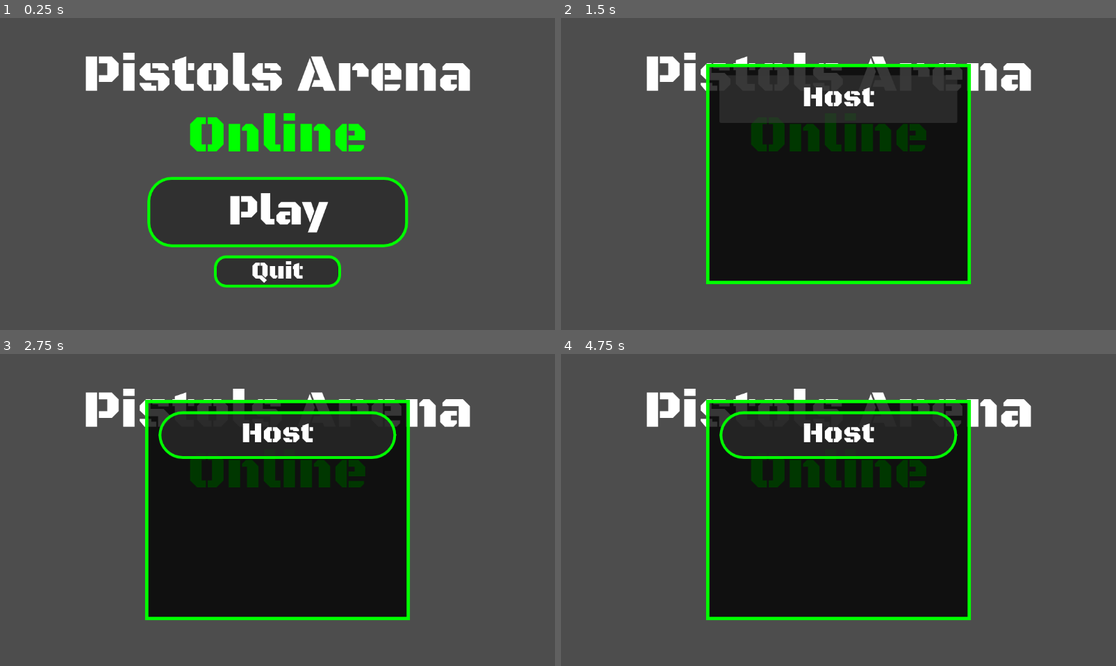
Above: before the commit, frames 1-4 (two rows, left to right).
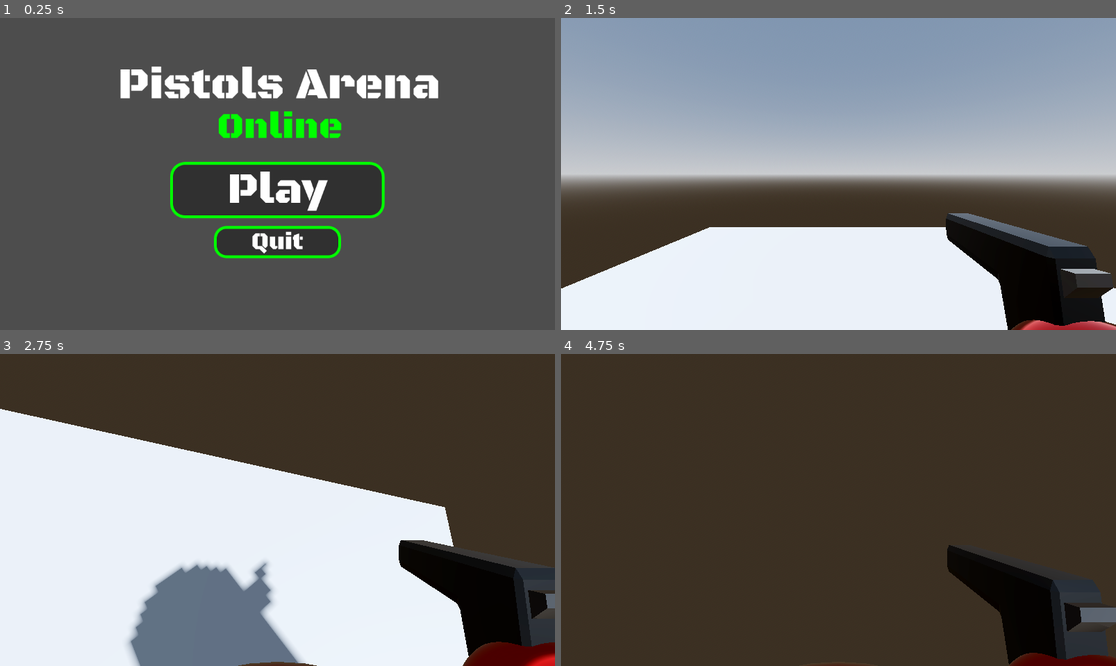
Above: after the commit, the same moments.

Repository: X-3maar/Online_Multiplayer
Game: Godot game, scene res://Scenes/main.tscn
The game is run twice, just before and just after one commit, with the same random seed, the same clock (stepped at 60 frames per second) and the same inputs.
Inputs (mouse positions are in pixels of both pictures, inside the frame that each line leads up to):
- Up to frame 1 (0.25 s): no input
- Up to frame 2 (1.5 s): click "Play" at 0.5 s; click "Host" at 1.25 s
- Up to frame 3 (2.75 s): move the mouse to (399, 494) at 2.02 s; hold D (move_right) from 2.03 s (still down); tap Ctrl (ctrl) at 2.1 s; click (399, 494) at 2.17 s
- Up to frame 4 (4.75 s): move the mouse to (727, 525) at 2.77 s; release D (move_right) at 2.78 s; hold S (move_down) 2.78-3.53 s; click (727, 525) at 2.85 s; move the mouse to (894, 441) at 3.52 s; hold D (move_right) 3.53-4.28 s; tap Alt at 3.6 s; click (894, 441) at 3.67 s; move the mouse to (810, 572) at 4.27 s; hold W (move_up) from 4.28 s (still down); tap Shift at 4.35 s; click (810, 572) at 4.42 s

The runs differ from the first frame. In frame 1, 18% of the frame differs, in the area x 15-85%, y 11-87%; in frame 2, 98%, in the area x 0-100%, y 0-100%; in frame 3, 95%; in frame 4, 95%.

Commit message:
FINALLY DONE WITH THE MULTIPLYR SYNC

Diff:
--- /dev/null
+++ b/online-multiplayer/Assets/style.tres
@@ -0,0 +1,13 @@
+[gd_resource type="StyleBoxFlat" format=3 uid="uid://bogksdf0ckrki"]
+
+[resource]
+bg_color = Color(0.15686275, 0.15686275, 0.15686275, 0.78431374)
+border_width_left = 6
+border_width_top = 6
+border_width_right = 6
+border_width_bottom = 6
+border_color = Color(0, 1, 0, 1)
+corner_radius_top_left = 50
+corner_radius_top_right = 50
+corner_radius_bottom_right = 50
+corner_radius_bottom_left = 50
--- a/online-multiplayer/Scenes/main.tscn
+++ b/online-multiplayer/Scenes/main.tscn
@@ -2,6 +2,7 @@
 
 [ext_resource type="Script" uid="uid://b415mmr82f3u1" path="res://Scripts/menu.gd" id="1_bo1nx"]
 [ext_resource type="FontFile" uid="uid://bd1bts41cb7gs" path="res://Assets/BlackOpsOne-Regular.ttf" id="2_8gbba"]
+[ext_resource type="StyleBox" uid="uid://bogksdf0ckrki" path="res://Assets/style.tres" id="2_jjvhh"]
 
 [sub_resource type="ProceduralSkyMaterial" id="ProceduralSkyMaterial_jjgbg"]
 sky_horizon_color = Color(0.66224277, 0.6717428, 0.6867428, 1)
@@ -16,8 +17,20 @@
 tonemap_mode = 2
 glow_enabled = true
 
-[sub_resource type="StyleBoxFlat" id="StyleBoxFlat_jjvhh"]
+[sub_resource type="StyleBoxFlat" id="StyleBoxFlat_ynf5e"]
 bg_color = Color(0.15686275, 0.15686275, 0.15686275, 0.78431374)
+border_width_left = 6
+border_width_top = 6
+border_width_right = 6
+border_width_bottom = 6
+border_color = Color(0, 1, 0, 1)
+corner_radius_top_left = 30
+corner_radius_top_right = 30
+corner_radius_bottom_right = 30
+corner_radius_bottom_left = 30
+
+[sub_resource type="StyleBoxFlat" id="StyleBoxFlat_21xkr"]
+bg_color = Color(0, 0, 0, 0.78431374)
 border_width_left = 6
 border_width_top = 6
 border_width_right = 6
@@ -40,6 +53,58 @@
 corner_radius_bottom_right = 25
 corner_radius_bottom_left = 25
 
+[sub_resource type="StyleBoxFlat" id="StyleBoxFlat_8gbba"]
+bg_color = Color(0, 0, 0, 0.78431374)
+border_width_left = 6
+border_width_top = 6
+border_width_right = 6
+border_width_bottom = 6
+border_color = Color(0, 1, 0, 1)
+corner_radius_top_left = 50
+corner_radius_top_right = 50
+corner_radius_bottom_right = 50
+corner_radius_bottom_left = 50
+
+[sub_resource type="StyleBoxFlat" id="StyleBoxFlat_jjvhh"]
+bg_color = Color(0, 0, 0, 0.78431374)
+border_width_left = 6
+border_width_top = 6
+border_width_right = 6
+border_width_bottom = 6
+border_color = Color(0, 1, 0, 1)
+corner_radius_top_left = 50
+corner_radius_top_right = 50
+corner_radius_bottom_right = 50
+corner_radius_bottom_left = 50
+
+[sub_resource type="StyleBoxFlat" id="StyleBoxFlat_6bp64"]
+bg_color = Color(0, 0, 0, 0.78431374)
+border_width_left = 6
+border_width_top = 6
+border_width_right = 6
+border_width_bottom = 6
+border_color = Color(0, 1, 0, 1)
+corner_radius_top_left = 50
+corner_radius_top_right = 50
+corner_radius_bottom_right = 50
+corner_radius_bottom_left = 50
+
+[sub_resource type="StyleBoxFlat" id="StyleBoxFlat_344ge"]
+bg_color = Color(0, 0, 0, 0.78431374)
+border_width_left = 6
+border_width_top = 6
+border_width_right = 6
+border_width_bottom = 6
+border_color = Color(0, 1, 0, 1)
+corner_radius_top_left = 50
+corner_radius_top_right = 50
+corner_radius_bottom_right = 50
+corner_radius_bottom_left = 50
+
+[sub_resource type="StyleBoxFlat" id="StyleBoxFlat_bo1nx"]
+bg_color = Color(0, 0, 0, 0.7764706)
+border_width_left = 2
+
 [node name="Main" type="Node3D" unique_id=393381480]
 script = ExtResource("1_bo1nx")
 
@@ -58,18 +123,20 @@
 [node name="CanvasLayer" type="CanvasLayer" parent="." unique_id=1032396229]
 
 [node name="Button" type="Button" parent="CanvasLayer" unique_id=2071163290]
-anchors_preset = 7
-anchor_left = 0.5
-anchor_top = 1.0
-anchor_right = 0.5
-anchor_bottom = 1.0
-offset_left = -270.5
-offset_top = -318.0
-offset_right = 270.5
-offset_bottom = -172.0
-grow_horizontal = 2
-grow_vertical = 0
-theme_override_styles/normal = SubResource("StyleBoxFlat_jjvhh")
+anchors_preset = 8
+anchor_left = 0.5
+anchor_top = 0.5
+anchor_right = 0.5
+anchor_bottom = 0.5
+offset_left = -222.75
+offset_top = -25.0
+offset_right = 222.75
+offset_bottom = 92.0
+grow_horizontal = 2
+grow_vertical = 2
+theme_override_styles/normal = SubResource("StyleBoxFlat_ynf5e")
+theme_override_styles/pressed = ExtResource("2_jjvhh")
+theme_override_styles/hover = SubResource("StyleBoxFlat_21xkr")
 
 [node name="Label" type="Label" parent="CanvasLayer/Button" unique_id=2143869423]
 layout_mode = 1
@@ -96,12 +163,14 @@
 anchor_right = 0.5
 anchor_bottom = 0.5
 offset_left = -132.0
-offset_top = 169.25
+offset_top = 108.25
 offset_right = 132.0
-offset_bottom = 236.0
+offset_bottom = 175.0
 grow_horizontal = 2
 grow_vertical = 2
 theme_override_styles/normal = SubResource("StyleBoxFlat_kry3j")
+theme_override_styles/pressed = ExtResource("2_jjvhh")
+theme_override_styles/hover = SubResource("StyleBoxFlat_8gbba")
 
 [node name="Label" type="Label" parent="CanvasLayer/Button2" unique_id=982013055]
 layout_mode = 1
@@ -121,33 +190,19 @@
 text = "Quit"
 horizontal_alignment = 1
 
-[node name="Label" type="Label" parent="CanvasLayer" unique_id=1506421941]
-anchors_preset = 8
-anchor_left = 0.5
-anchor_top = 0.5
-anchor_right = 0.5
-anchor_bottom = 0.5
-offset_left = -404.0
-offset_top = -274.5
-offset_right = 404.0
-offset_bottom = 4.5
-grow_horizontal = 2
-grow_vertical = 2
-theme_override_fonts/font = ExtResource("2_8gbba")
-theme_override_font_sizes/font_size = 110
-text = "Pistols Arena"
-horizontal_alignment = 1
-
-[node name="Label2" type="Label" parent="CanvasLayer" unique_id=384591805]
-anchors_preset = 8
-anchor_left = 0.5
-anchor_top = 0.5
-anchor_right = 0.5
-anchor_bottom = 0.5
-offset_left = -404.0
-offset_top = -148.0
-offset_right = 404.0
-offset_bottom = -10.0
+[node name="Title" type="Node2D" parent="CanvasLayer" unique_id=98234993]
+scale = Vector2(0.7, 0.7)
+
+[node name="Label2" type="Label" parent="CanvasLayer/Title" unique_id=384591805]
+anchors_preset = 8
+anchor_left = 0.5
+anchor_top = 0.5
+anchor_right = 0.5
+anchor_bottom = 0.5
+offset_left = 427.14282
+offset_top = 255.00006
+offset_right = 1235.1426
+offset_bottom = 393.00006
 grow_horizontal = 2
 grow_vertical = 2
 theme_override_colors/font_color = Color(0, 1, 0, 1)
@@ -156,6 +211,23 @@
 text = "Online"
 horizontal_alignment = 1
 
+[node name="Label" type="Label" parent="CanvasLayer/Title" unique_id=1506421941]
+anchors_preset = 8
+anchor_left = 0.5
+anchor_top = 0.5
+anchor_right = 0.5
+anchor_bottom = 0.5
+offset_left = 349.99985
+offset_top = 118.57144
+offset_right = 1305.9999
+offset_bottom = 397.57144
+grow_horizontal = 2
+grow_vertical = 2
+theme_override_fonts/font = ExtResource("2_8gbba")
+theme_override_font_sizes/font_size = 130
+text = "Pistols Arena"
+horizontal_alignment = 1
+
 [node name="ColorRect" type="ColorRect" parent="CanvasLayer" unique_id=1423147995]
 visible = false
 anchors_preset = 8
@@ -163,51 +235,55 @@
 anchor_top = 0.5
 anchor_right = 0.5
 anchor_bottom = 0.5
-offset_left = -275.0
-offset_top = -229.0
-offset_right = 275.0
-offset_bottom = 229.0
+offset_left = -218.5
+offset_top = -182.5
+offset_right = 218.5
+offset_bottom = 182.5
 grow_horizontal = 2
 grow_vertical = 2
 color = Color(0, 0, 0, 0.78431374)
 
-[node name="Border" type="Node2D" parent="CanvasLayer/ColorRect" unique_id=243098676]
-
-[node name="ColorRect" type="ColorRect" parent="CanvasLayer/ColorRect/Border" unique_id=1422482611]
+[node name="Scale" type="Node2D" parent="CanvasLayer/ColorRect" unique_id=593332261]
+scale = Vector2(0.8, 0.8)
+
+[node name="Border" type="Node2D" parent="CanvasLayer/ColorRect/Scale" unique_id=243098676]
+
+[node name="ColorRect" type="ColorRect" parent="CanvasLayer/ColorRect/Scale/Border" unique_id=1422482611]
 offset_right = 550.0
 offset_bottom = 7.0
 color = Color(0, 1, 0, 1)
 
-[node name="ColorRect2" type="ColorRect" parent="CanvasLayer/ColorRect/Border" unique_id=104365628]
+[node name="ColorRect2" type="ColorRect" parent="CanvasLayer/ColorRect/Scale/Border" unique_id=104365628]
 offset_top = 451.0
 offset_right = 550.0
 offset_bottom = 458.0
 color = Color(0, 1, 0, 1)
 
-[node name="ColorRect3" type="ColorRect" parent="CanvasLayer/ColorRect/Border" unique_id=759733609]
+[node name="ColorRect3" type="ColorRect" parent="CanvasLayer/ColorRect/Scale/Border" unique_id=759733609]
 offset_right = 7.0
 offset_bottom = 458.0
 color = Color(0, 1, 0, 1)
 
-[node name="ColorRect4" type="ColorRect" parent="CanvasLayer/ColorRect/Border" unique_id=577722977]
+[node name="ColorRect4" type="ColorRect" parent="CanvasLayer/ColorRect/Scale/Border" unique_id=577722977]
 offset_left = 543.0
 offset_right = 550.0
 offset_bottom = 458.0
 color = Color(0, 1, 0, 1)
 
-[node name="Button" type="Button" parent="CanvasLayer/ColorRect" unique_id=2111071583]
-layout_mode = 1
+[node name="Host" type="Button" parent="CanvasLayer/ColorRect/Scale" unique_id=2111071583]
 anchors_preset = 5
 anchor_left = 0.5
 anchor_right = 0.5
-offset_left = -246.75
+offset_left = 28.25
 offset_top = 24.0
-offset_right = 246.75
+offset_right = 521.75
 offset_bottom = 123.0
 grow_horizontal = 2
-theme_override_styles/normal = SubResource("StyleBoxFlat_jjvhh")
-
-[node name="Label" type="Label" parent="CanvasLayer/ColorRect/Button" unique_id=12016789]
+theme_override_styles/normal = ExtResource("2_jjvhh")
+theme_override_styles/pressed = ExtResource("2_jjvhh")
+theme_override_styles/hover = SubResource("StyleBoxFlat_jjvhh")
+
+[node name="Label" type="Label" parent="CanvasLayer/ColorRect/Scale/Host" unique_id=12016789]
 layout_mode = 1
 anchors_preset = 8
 anchor_left = 0.5
@@ -225,5 +301,94 @@
 text = "Host"
 horizontal_alignment = 1
 
+[node name="Join" type="Button" parent="CanvasLayer/ColorRect/Scale" unique_id=1043777260]
+anchors_preset = 5
+anchor_left = 0.5
+anchor_right = 0.5
+offset_left = 28.25
+offset_top = 231.0
+offset_right = 521.75
+offset_bottom = 330.0
+grow_horizontal = 2
+theme_override_styles/normal = ExtResource("2_jjvhh")
+theme_override_styles/pressed = ExtResource("2_jjvhh")
+theme_override_styles/hover = SubResource("StyleBoxFlat_6bp64")
+
+[node name="Label" type="Label" parent="CanvasLayer/ColorRect/Scale/Join" unique_id=2102687550]
+layout_mode = 1
+anchors_preset = 8
+anchor_left = 0.5
+anchor_top = 0.5
+anchor_right = 0.5
+anchor_bottom = 0.5
+offset_left = -404.0
+offset_top = -40.5
+offset_right = 404.0
+offset_bottom = 40.5
+grow_horizontal = 2
+grow_vertical = 2
+theme_override_fonts/font = ExtResource("2_8gbba")
+theme_override_font_sizes/font_size = 60
+text = "Join"
+horizontal_alignment = 1
+
+[node name="Back" type="Button" parent="CanvasLayer/ColorRect/Scale" unique_id=1415894736]
+anchors_preset = 7
+anchor_left = 0.5
+anchor_top = 1.0
+anchor_right = 0.5
+anchor_bottom = 1.0
+offset_left = 126.8125
+offset_top = 350.0
+offset_right = 423.1875
+offset_bottom = 423.0
+grow_horizontal = 2
+grow_vertical = 0
+theme_override_styles/normal = ExtResource("2_jjvhh")
+theme_override_styles/pressed = ExtResource("2_jjvhh")
+theme_override_styles/hover = SubResource("StyleBoxFlat_344ge")
+
+[node name="Label" type="Label" parent="CanvasLayer/ColorRect/Scale/Back" unique_id=1719228412]
+layout_mode = 1
+anchors_preset = 8
+anchor_left = 0.5
+anchor_top = 0.5
+anchor_right = 0.5
+anchor_bottom = 0.5
+offset_left = -404.0
+offset_top = -24.5
+offset_right = 404.0
+offset_bottom = 56.5
+grow_horizontal = 2
+grow_vertical = 2
+theme_override_fonts/font = ExtResource("2_8gbba")
+theme_override_font_sizes/font_size = 40
+text = "Back"
+horizontal_alignment = 1
+
+[node name="LineEdit" type="LineEdit" parent="CanvasLayer/ColorRect/Scale" unique_id=1847270868]
+anchors_preset = 8
+anchor_left = 0.5
+anchor_top = 0.5
+anchor_right = 0.5
+anchor_bottom = 0.5
+offset_left = 63.0
+offset_top = 143.0
+offset_right = 487.0
+offset_bottom = 207.0
+grow_horizontal = 2
+grow_vertical = 2
+theme_override_fonts/font = ExtResource("2_8gbba")
+theme_override_font_sizes/font_size = 25
+theme_override_styles/normal = SubResource("StyleBoxFlat_bo1nx")
+placeholder_text = " Enter the port (ex: 9999)"
+
+[node name="MultiplayerSpawner" type="MultiplayerSpawner" parent="." unique_id=690618987]
+_spawnable_scenes = PackedStringArray("uid://dak7erwf73sy5")
+spawn_path = NodePath("..")
+
 [connection signal="pressed" from="CanvasLayer/Button" to="." method="_on_button_pressed"]
 [connection signal="pressed" from="CanvasLayer/Button2" to="." method="_on_button_2_pressed"]
+[connection signal="pressed" from="CanvasLayer/ColorRect/Scale/Host" to="." method="_on_host_pressed"]
+[connection signal="pressed" from="CanvasLayer/ColorRect/Scale/Join" to="." method="_on_join_pressed"]
+[connection signal="pressed" from="CanvasLayer/ColorRect/Scale/Back" to="." method="_on_back_pressed"]
--- a/online-multiplayer/Scenes/player.tscn
+++ b/online-multiplayer/Scenes/player.tscn
@@ -2,6 +2,17 @@
 
 [ext_resource type="Script" uid="uid://blx0wdvqr1cre" path="res://Scripts/player.gd" id="1_v0iea"]
 [ext_resource type="Texture2D" uid="uid://bg8cdcr0kmixc" path="res://Assets/star_06.png" id="2_cvnsp"]
+
+[sub_resource type="SceneReplicationConfig" id="SceneReplicationConfig_cvnsp"]
+properties/0/path = NodePath(".:position")
+properties/0/spawn = true
+properties/0/replication_mode = 1
+properties/1/path = NodePath(".:rotation")
+properties/1/spawn = true
+properties/1/replication_mode = 1
+properties/2/path = NodePath("Camera:rotation")
+properties/2/spawn = true
+properties/2/replication_mode = 1
 
 [sub_resource type="CapsuleMesh" id="CapsuleMesh_cvnsp"]
 
@@ -251,7 +262,11 @@
 }
 
 [node name="Player" type="CharacterBody3D" unique_id=433868205]
+collision_layer = 2
 script = ExtResource("1_v0iea")
+
+[node name="MultiplayerSynchronizer" type="MultiplayerSynchronizer" parent="." unique_id=351885779]
+replication_config = SubResource("SceneReplicationConfig_cvnsp")
 
 [node name="Body" type="MeshInstance3D" parent="." unique_id=230434564]
 transform = Transform3D(1, 0, 0, 0, 1, 0, 0, 0, 1, 0, 1, 0)
--- a/online-multiplayer/Scripts/menu.gd
+++ b/online-multiplayer/Scripts/menu.gd
@@ -1,10 +1,12 @@
 extends Node3D
 @onready var color_rect: ColorRect = $CanvasLayer/ColorRect
-
+@onready var title: Node2D = $CanvasLayer/Title
+@onready var line_edit: LineEdit = $CanvasLayer/ColorRect/Scale/LineEdit
 @onready var button_2: Button = $CanvasLayer/Button2
 @onready var button: Button = $CanvasLayer/Button
-
-
+const PLAYER = preload("uid://dak7erwf73sy5")
+const port = 9999
+var enet_peer = ENetMultiplayerPeer.new()
 func _on_button_2_pressed() -> void:
 	get_tree().quit()
 
@@ -12,4 +14,29 @@
 func _on_button_pressed() -> void:
 	button_2.hide()
 	button.hide()
+	title.hide()
 	color_rect.show()
+
+
+func _on_host_pressed() -> void:
+	color_rect.hide()
+	enet_peer.create_server(port)
+	multiplayer.multiplayer_peer = enet_peer
+	spawn(multiplayer.get_unique_id())
+	multiplayer.peer_connected.connect(spawn)
+
+func _on_join_pressed() -> void:
+	color_rect.hide()
+	enet_peer.create_client("localhost",port)
+	multiplayer.multiplayer_peer = enet_peer
+
+
+func _on_back_pressed() -> void:
+	button_2.show()
+	button.show()
+	title.show()
+	color_rect.hide()
+func spawn(peer_id):
+	var player = PLAYER.instantiate()
+	player.name = str(peer_id)
+	add_child(player)
--- a/online-multiplayer/Scripts/player.gd
+++ b/online-multiplayer/Scripts/player.gd
@@ -3,18 +3,27 @@
 @onready var camera: Camera3D = $Camera
 @onready var animation: AnimationPlayer = $Camera/Hand/AnimationPlayer
 @onready var gpu_particles_3d: GPUParticles3D = $Camera/Hand/Pistol/GPUParticles3D
+@onready var multiplayer_synchronizer: MultiplayerSynchronizer = $MultiplayerSynchronizer
 
 const SPEED = 10
 const JUMP_VELOCITY = 5
 var lock = false
 var pause = false
+func _enter_tree() -> void:
+	set_multiplayer_authority(str(name).to_int())
 func _ready() -> void:
+	if !is_multiplayer_authority():
+		return
 	Input.mouse_mode = Input.MOUSE_MODE_CAPTURED
 	lock = true
 func _unhandled_input(event: InputEvent) -> void:
+
+	if !is_multiplayer_authority():
+		return
 	if event is InputEventMouseMotion:
-		rotate_y(-event.relative.x * 0.005)
-		camera.rotation.x = clamp(camera.rotation.x - event.relative.y * 0.01,deg_to_rad(-60),deg_to_rad(60))
+		if lock:
+			rotate_y(-event.relative.x * 0.005)
+			camera.rotation.x = clamp(camera.rotation.x - event.relative.y * 0.01,deg_to_rad(-60),deg_to_rad(60))
 
 	if Input.is_action_just_pressed("shoot") and animation.current_animation != "shoot":
 		animation.stop()
@@ -22,6 +31,11 @@
 		gpu_particles_3d.restart()
 		gpu_particles_3d.emitting = true
 func _physics_process(delta: float) -> void:
+
+	if !is_multiplayer_authority():
+		camera.current = false
+		return
+	camera.current = true
 	if Input.is_action_just_pressed("ctrl") and lock:
 		Input.mouse_mode = Input.MOUSE_MODE_VISIBLE
 		lock = false
